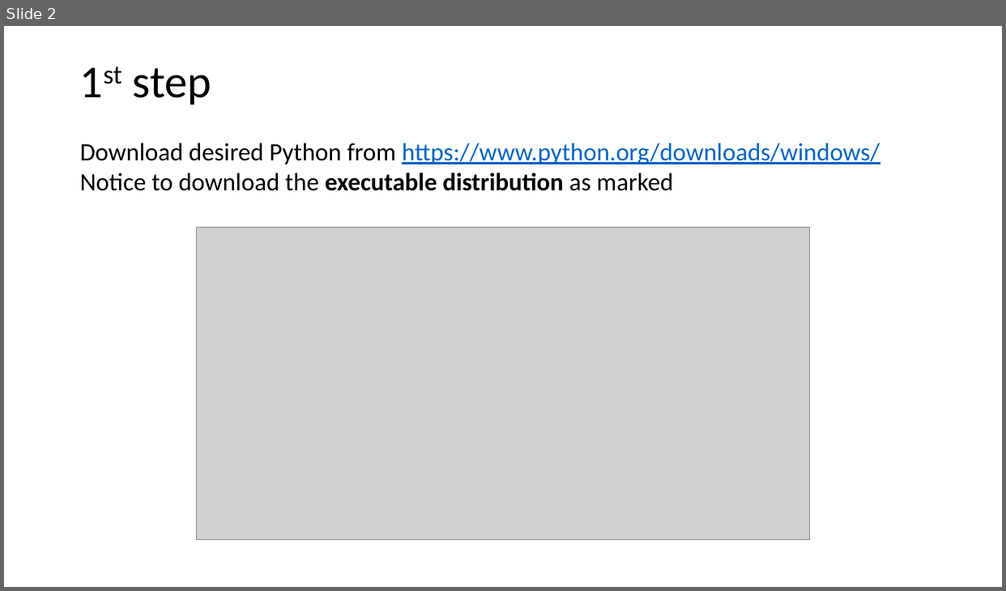
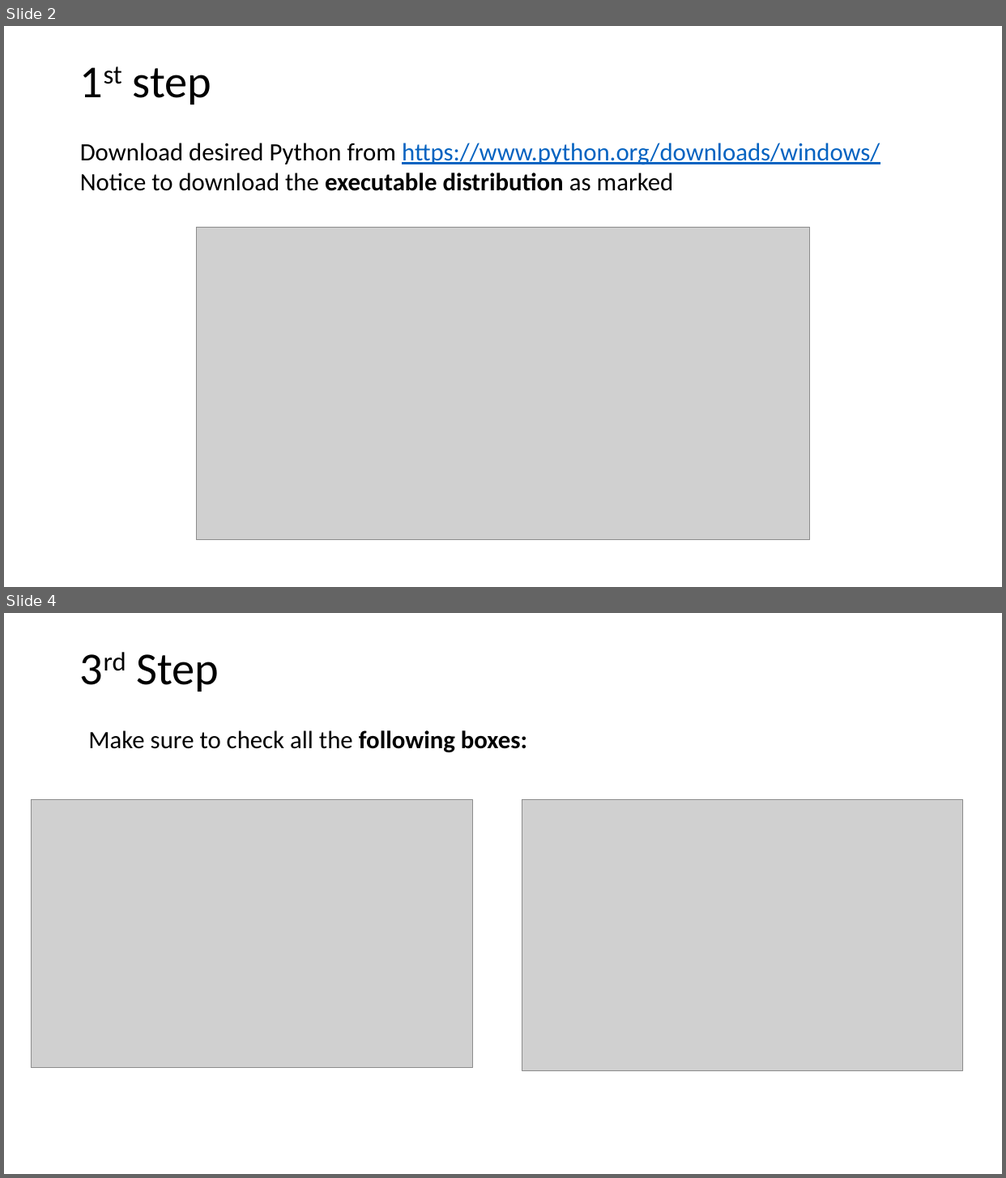
Before and after one commit to yahmlevi/ardom-1, a slide deck: simple_gui_ardom_integration/Set up new Python interpreter.pptx. Shown one above the other, each under a label of ours: slide 2 before the commit, slides 2 and 4 after it; the slides between them are not shown. The pictures are 1006x591 and 1006x1178 pixels, drawn with LibreOffice and Linux fonts; fonts in the diff are those of the drawing; grey boxes stand for pictures. Boxes give left, top, right and bottom in pixels: in the first picture for what was removed or moved away, otherwise in the second. Text is boxed around its words. In the diff, an @@ line names an element or a change of style, - is before the commit and + after.

```diff
--- a/simple_gui_ardom_integration/Set up new Python interpreter.pptx
+++ b/simple_gui_ardom_integration/Set up new Python interpreter.pptx
@@ slide 4 added at box(4, 613, 1002, 1174), background #FFFFFF @@
@@ title added at box(137, 654, 219, 692), 44 pt, text #000000 @@
+3rd Step
@@ text added at box(88, 730, 527, 753), 24 pt, text #000000 @@
+Make sure to check all the following boxes:
@@ picture added at box(31, 800, 473, 1068) @@
@@ picture added at box(522, 800, 964, 1071) @@
```
Also in this commit, not shown: 5 slides changed, 3 other files.
